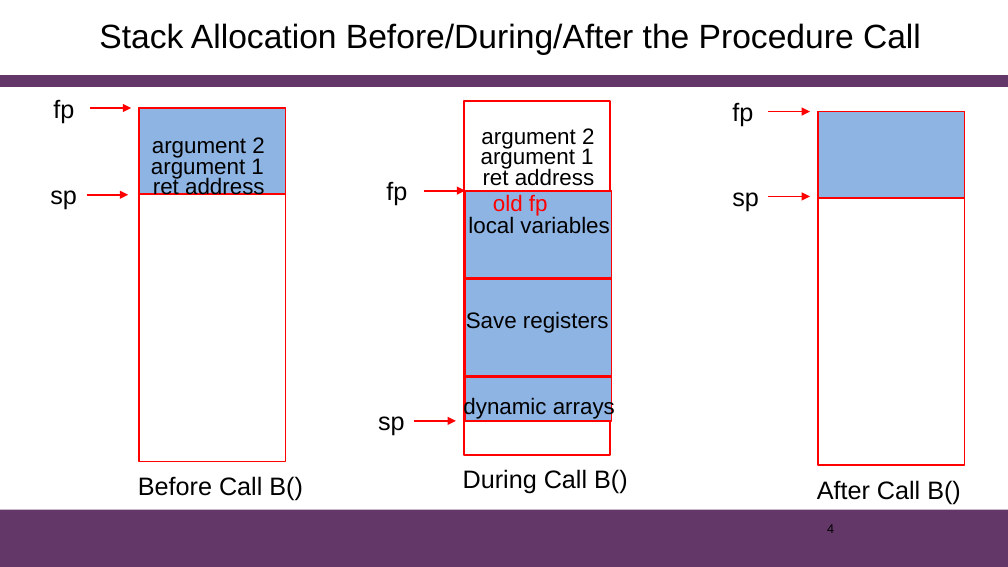
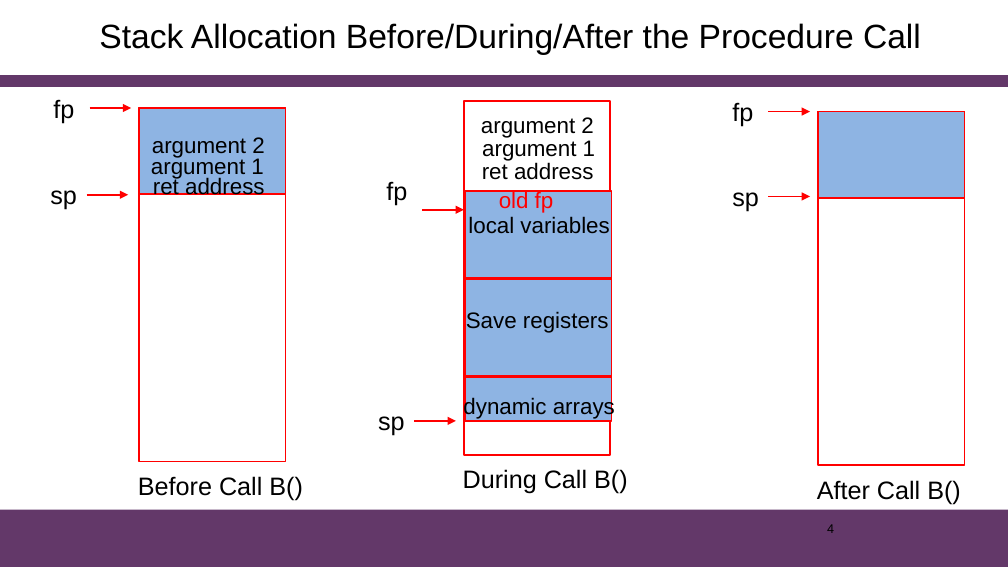
Before and after one commit to SUNCHAOYI923/CMU_CSAPP, a slide deck: slide 4 of slide/CA3060-3-CallingConvention.pptx. Drawn at 1008x567 pixels with LibreOffice and Linux fonts; fonts in the diff are those of the drawing; background and template pictures are left out. Boxes give left, top, right and bottom in pixels: in the first picture for what was removed or moved away, otherwise in the second. Text is boxed around its words. In the diff, an @@ line names an element or a change of style, - is before the commit and + after.

```diff
--- a/slide/CA3060-3-CallingConvention.pptx
+++ b/slide/CA3060-3-CallingConvention.pptx
@@ text "argument 2": place and size @@
-text "argument 2" at (481,128,594,149)
+text "argument 2" at (481,117,593,138)
@@ text "argument 1": place and size @@
-text "argument 1" at (481,147,593,170)
+text "argument 1" at (482,140,595,161)
@@ text "ret address": place and size @@
-text "ret address" at (483,167,595,186)
+text "ret address" at (482,162,594,180)
@@ text "old fp": place and size @@
-text "old fp" at (493,194,548,216)
+text "old fp" at (499,190,554,213)
@@ arrow moved from (423, 191) - (465, 191) to (422, 210) - (464, 210) @@
```
Also in this commit, not shown: 1 slide added, 4 other files.
